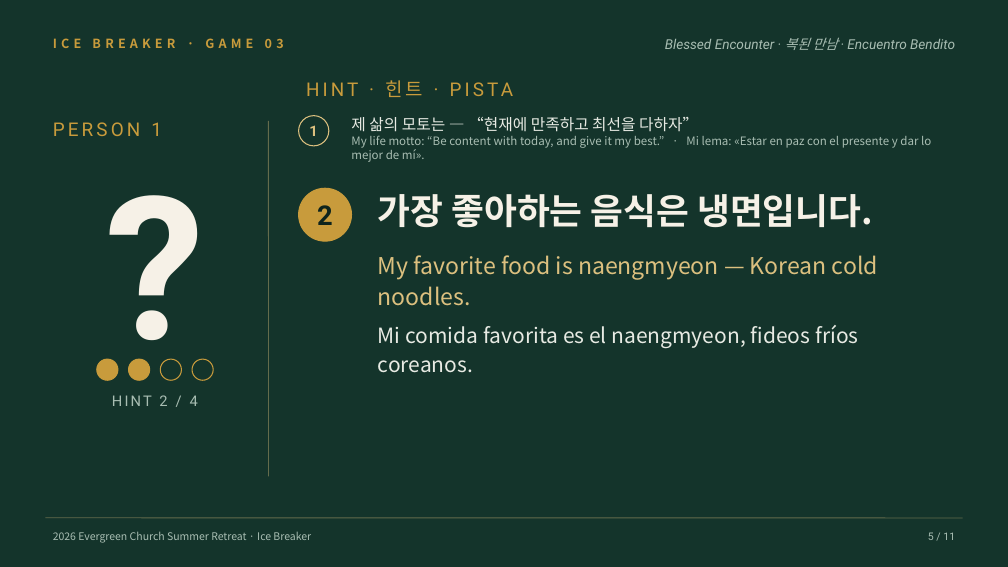
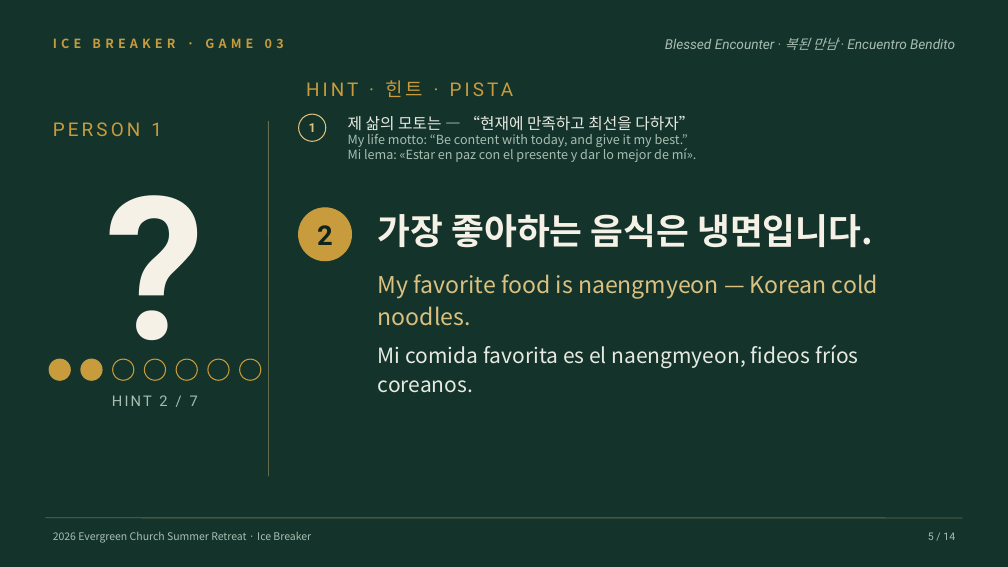
Before and after one commit to logosguru/neulpureun-retreat-2026, a slide deck: slide 5 of docs/icebreaker/icebreaker-03-whoisit.pptx. Drawn at 1008x567 pixels with LibreOffice and Linux fonts; fonts in the diff are those of the drawing. Boxes give left, top, right and bottom in pixels: in the first picture for what was removed or moved away, otherwise in the second. Text is boxed around its words. In the diff, an @@ line names an element or a change of style, - is before the commit and + after.

```diff
--- a/docs/icebreaker/icebreaker-03-whoisit.pptx
+++ b/docs/icebreaker/icebreaker-03-whoisit.pptx
@@ text "1" at bbox=[309, 123, 316, 132]: size 14 to 12 pt @@
@@ ellipse: place and size @@
-ellipse at bbox=[299, 116, 329, 146]
+ellipse at bbox=[299, 114, 326, 141]
@@ text at bbox=[348, 116, 694, 131]: line spacing 1.05 to 1 @@
@@ text at bbox=[348, 134, 697, 162]: text changed; size 11 to 12 pt @@
-My life motto: “Be content with today, and give it my best.” · Mi lema: «Estar en paz con el presente y dar lo mejor de mí».
+My life motto: “Be content with today, and give it my best.”
+Mi lema: «Estar en paz con el presente y dar lo mejor de mí».
@@ text "2": place and size @@
-text "2" at bbox=[317, 205, 333, 225]
+text "2" at bbox=[317, 225, 333, 245]
@@ ellipse: place and size @@
-ellipse at bbox=[299, 188, 352, 241]
+ellipse at bbox=[299, 208, 352, 261]
@@ text "가장 좋아하는 음식은 냉면입니다.": place and size @@
-text "가장 좋아하는 음식은 냉면입니다." at bbox=[378, 194, 878, 373]
+text "가장 좋아하는 음식은 냉면입니다." at bbox=[378, 214, 878, 393]
@@ ellipse: place and size @@
-ellipse at bbox=[160, 359, 181, 380]
+ellipse at bbox=[113, 359, 134, 380]
@@ 3 ellipses: place and size @@
-3 ellipses at bbox=[97, 359, 213, 380]
+3 ellipses at bbox=[49, 359, 166, 380]
@@ ellipse added at bbox=[176, 359, 197, 380], fill #14342B, outline #C89B3C 1 pt @@
@@ ellipse added at bbox=[208, 359, 229, 380], fill #14342B, outline #C89B3C 1 pt @@
@@ ellipse added at bbox=[240, 359, 261, 380], fill #14342B, outline #C89B3C 1 pt @@
@@ text at bbox=[112, 395, 198, 406]: text changed @@
-HINT 2 / 4
+HINT 2 / 7
@@ text at bbox=[928, 532, 955, 540]: text changed @@
-5 / 11
+5 / 14
```
Also in this commit, not shown: 9 other slides changed, 4 slides added, 1 slide removed, 3 other files.
